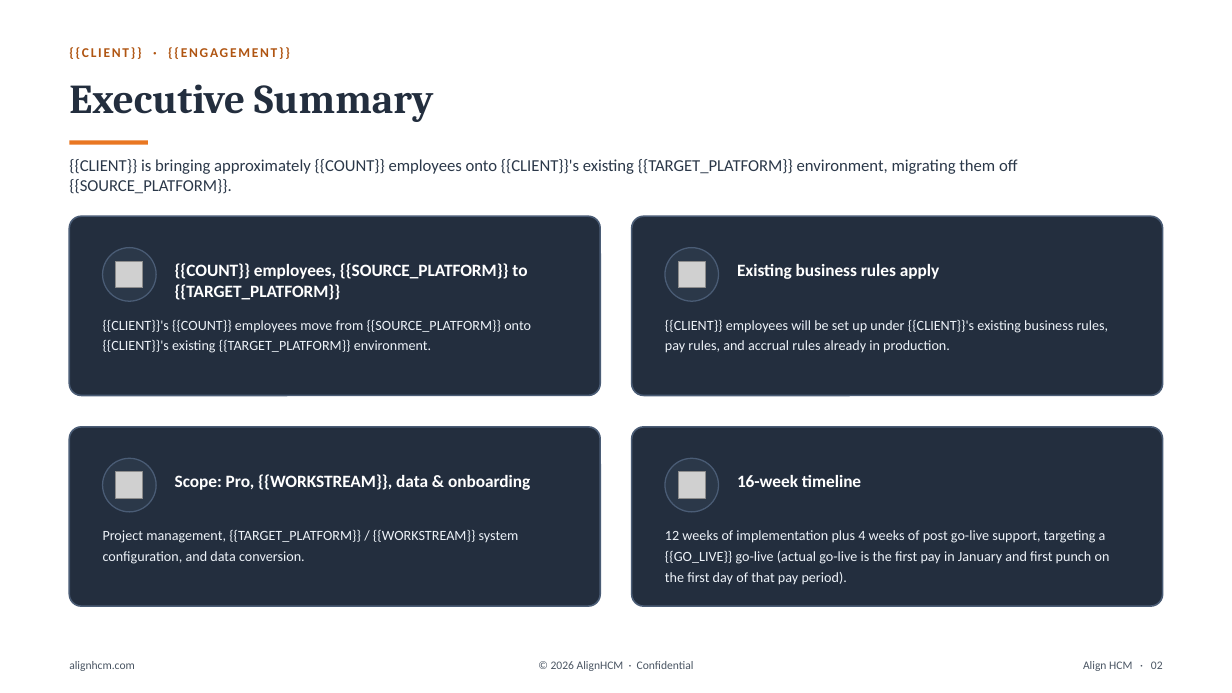
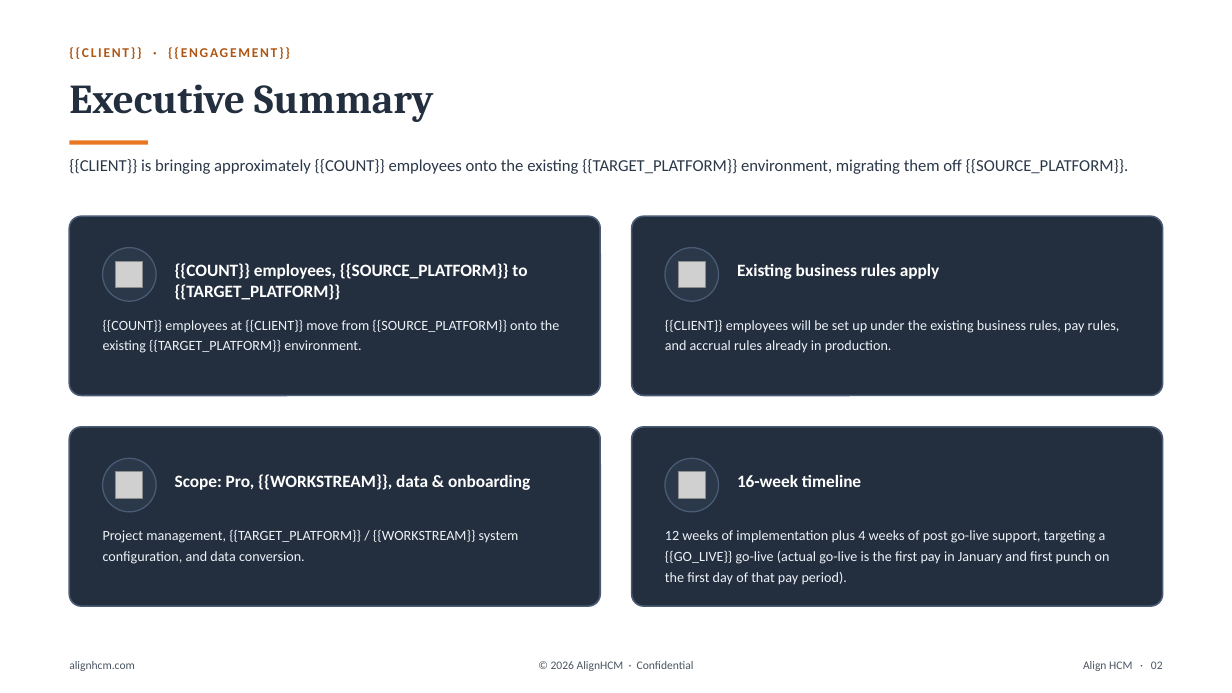
Before and after one commit to dillonmohr8777/claude-skills-repo, a slide deck: slide 2 of skills/alignhcm-brand-system/assets/templates/Align-HCM-Primary-Deck-Reference.pptx. Drawn at 1232x693 pixels with LibreOffice and Linux fonts; fonts in the diff are those of the drawing; grey boxes stand for pictures. Boxes give left, top, right and bottom in pixels: in the first picture for what was removed or moved away, otherwise in the second. Text is boxed around its words. In the diff, an @@ line names an element or a change of style, - is before the commit and + after.

```diff
--- a/skills/alignhcm-brand-system/assets/templates/Align-HCM-Primary-Deck-Reference.pptx
+++ b/skills/alignhcm-brand-system/assets/templates/Align-HCM-Primary-Deck-Reference.pptx
@@ text at (69,159,1129,174): text changed @@
-{{CLIENT}} is bringing approximately {{COUNT}} employees onto {{CLIENT}}'s existing {{TARGET_PLATFORM}} environment, migrating them off {{SOURCE_PLATFORM}}.
+{{CLIENT}} is bringing approximately {{COUNT}} employees onto the existing {{TARGET_PLATFORM}} environment, migrating them off {{SOURCE_PLATFORM}}.
@@ text at (103,320,559,353): text changed @@
-{{CLIENT}}'s {{COUNT}} employees move from {{SOURCE_PLATFORM}} onto {{CLIENT}}'s existing {{TARGET_PLATFORM}} environment.
+{{COUNT}} employees at {{CLIENT}} move from {{SOURCE_PLATFORM}} onto the existing {{TARGET_PLATFORM}} environment.
@@ text at (665,320,1120,353): text changed @@
-{{CLIENT}} employees will be set up under {{CLIENT}}'s existing business rules, pay rules, and accrual rules already in production.
+{{CLIENT}} employees will be set up under the existing business rules, pay rules, and accrual rules already in production.
```
Also in this commit, not shown: 2 other slides changed, 7 other files.
